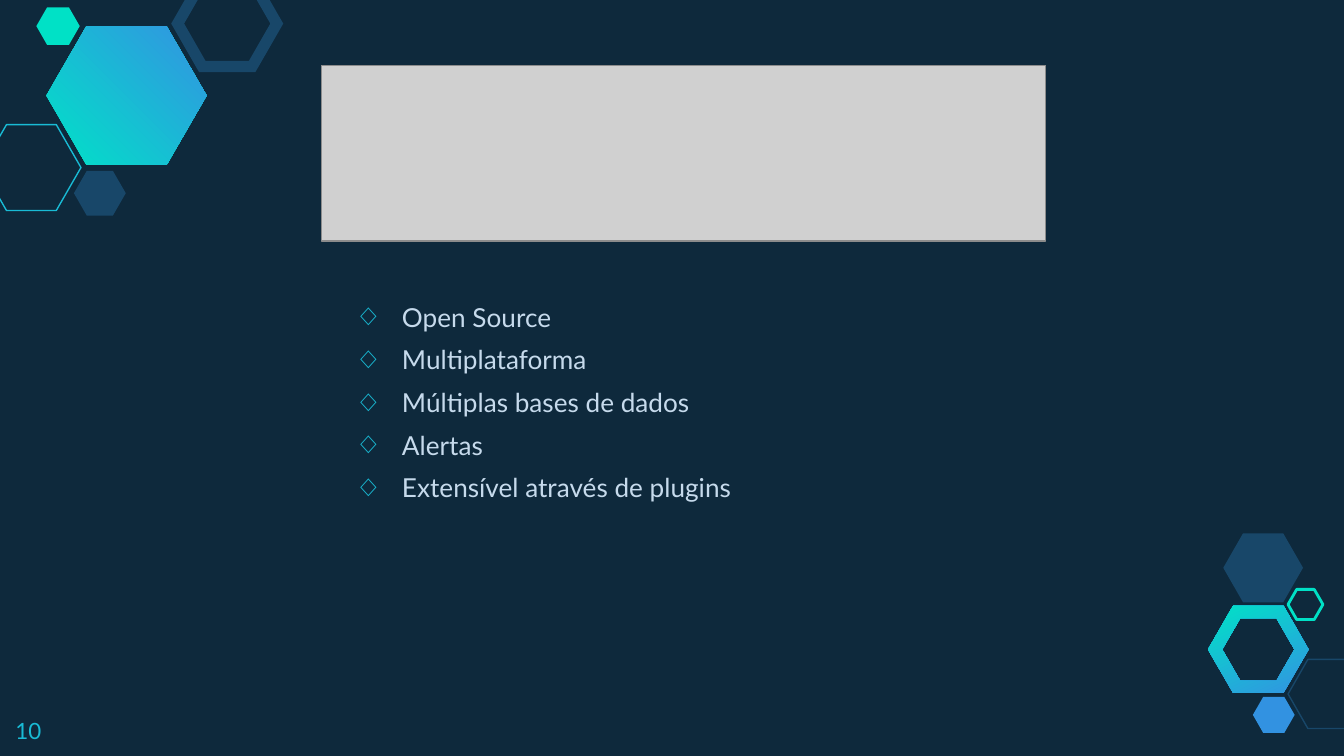
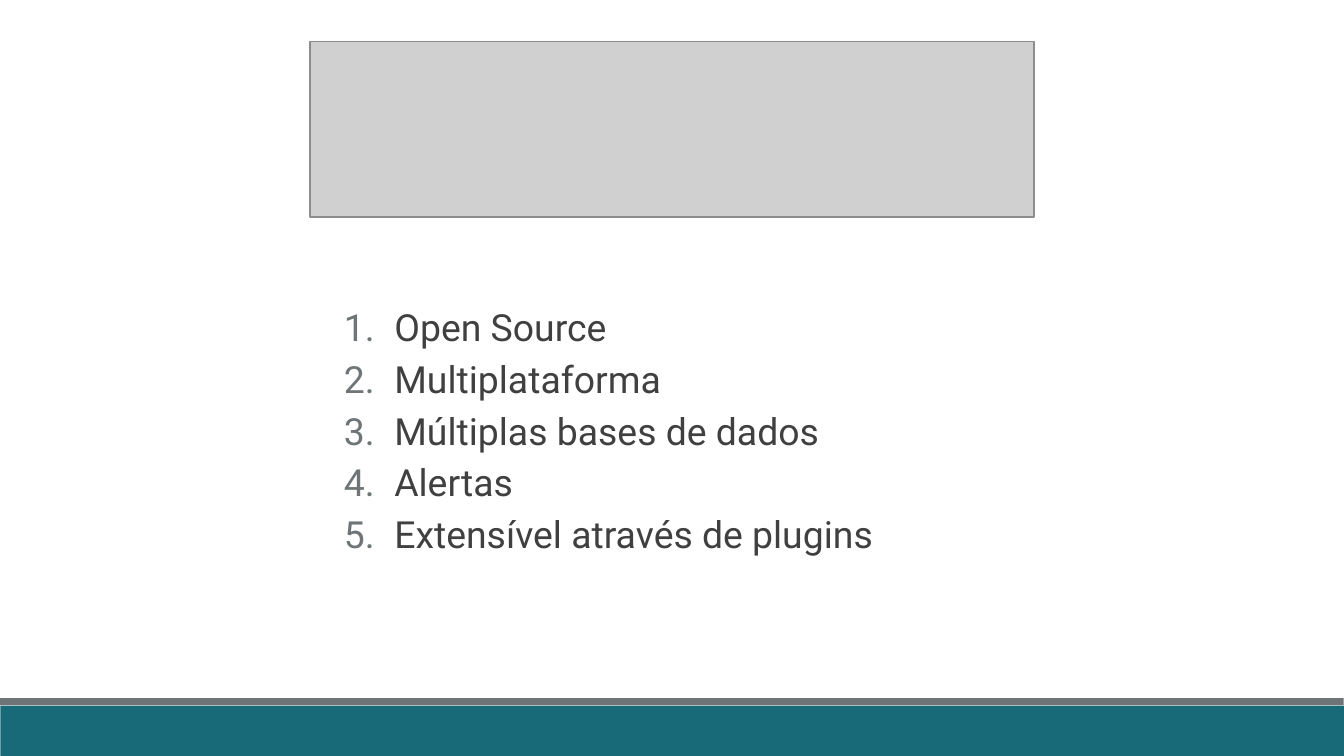
Before and after one commit to fabricioveronez/ImplementandoMetricasHealthcheck, a slide deck: slide 10 of docs/MetricasHealthcheck.pptx. Drawn at 1344x756 pixels with LibreOffice and Linux fonts; fonts in the diff are those of the drawing; grey boxes stand for pictures. Boxes give left, top, right and bottom in pixels: in the first picture for what was removed or moved away, otherwise in the second. Text is boxed around its words. In the diff, an @@ line names an element or a change of style, - is before the commit and + after.

```diff
--- a/docs/MetricasHealthcheck.pptx
+++ b/docs/MetricasHealthcheck.pptx
@@ background #0E293C to #FFFFFF @@
@@ hexagon removed at <box>36,7,79,44</box> @@
@@ freeform shape removed at <box>46,27,206,165</box> @@
@@ hexagon removed at <box>177,0,277,67</box> @@
@@ picture: place and size @@
-picture at <box>321,66,1046,242</box>
+picture at <box>310,42,1035,218</box>
@@ hexagon removed at <box>0,125,81,211</box> @@
@@ hexagon removed at <box>74,171,126,215</box> @@
@@ text "Open Source": place and size @@
-text "Open Source" at <box>402,308,731,502</box>
+text "Open Source" at <box>394,314,873,556</box>
@@ text "Open Source" at <box>394,314,873,556</box>: size 14 to 20 pt, font Lato to Roboto, text colour #C6DAEC to #404040; bullet ◇ to 1.; line spacing 1 to 0.9; bullet colour #19BBD5 to #6F7577 @@
@@ hexagon removed at <box>1223,534,1302,602</box> @@
@@ hexagon removed at <box>1288,590,1322,621</box> @@
@@ freeform shape removed at <box>1208,606,1309,694</box> @@
@@ hexagon removed at <box>1288,660,1344,728</box> @@
@@ rectangle added at <box>0,706,1344,756</box>, fill #186A78 @@
@@ rectangle added at <box>0,699,1344,706</box>, fill #6F7577 @@
@@ hexagon removed at <box>1253,696,1294,732</box> @@
@@ page number removed at <box>15,723,41,739</box> @@
-10
```
Also in this commit, not shown: 11 other slides changed, 1 slide removed, 5 other files.
